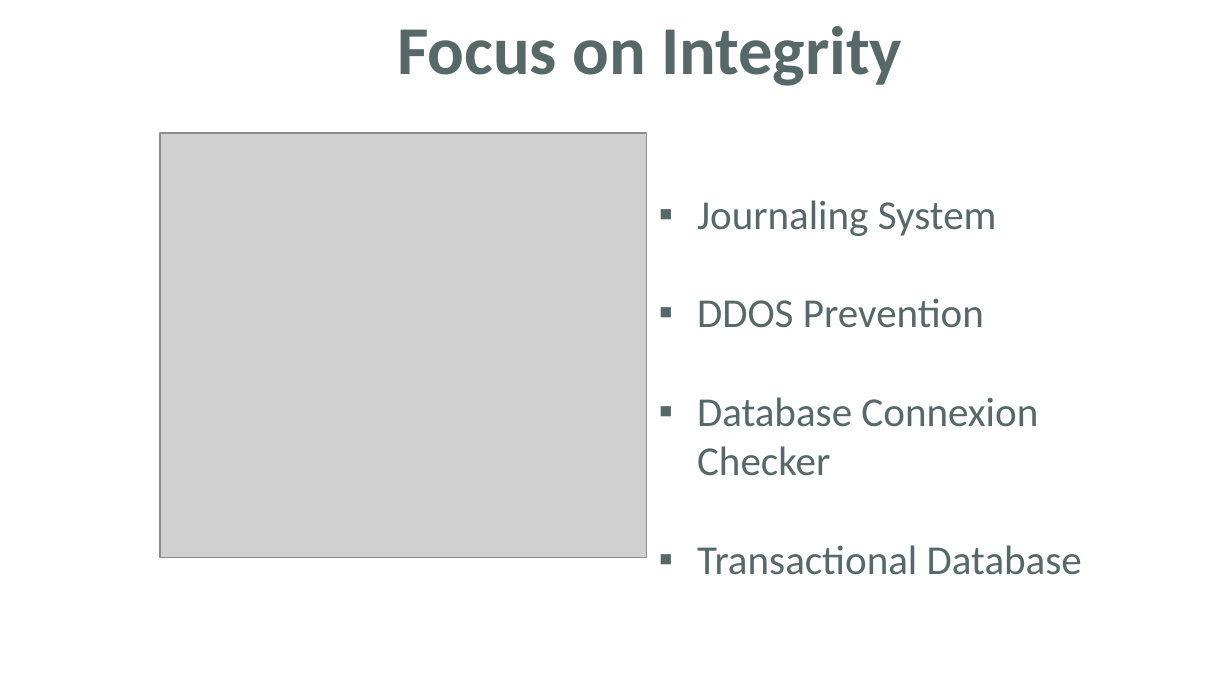
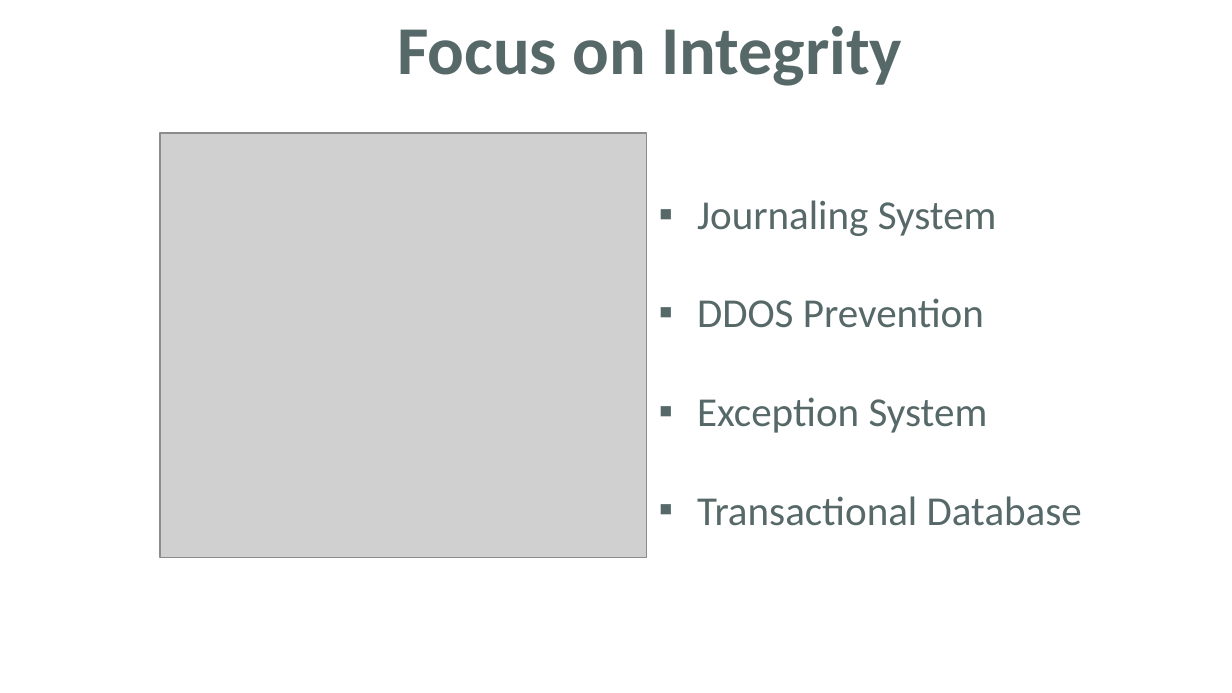
Before and after one commit to AmandineBenza/BlablaMove, a slide deck: slide 6 of src/main/resources/Presentations/BlablaMove_OralDefense.pptx. Drawn at 1232x693 pixels with LibreOffice and Linux fonts; fonts in the diff are those of the drawing; grey boxes stand for pictures; background and template pictures are left out. Boxes give left, top, right and bottom in pixels: in the first picture for what was removed or moved away, otherwise in the second. Text is boxed around its words. In the diff, an @@ line names an element or a change of style, - is before the commit and + after.

```diff
--- a/src/main/resources/Presentations/BlablaMove_OralDefense.pptx
+++ b/src/main/resources/Presentations/BlablaMove_OralDefense.pptx
@@ text at (697,397,988,433): text changed @@
-▪ Database Connexion Checker
+▪ Exception System
```
Also in this commit, not shown: 1 other slide changed, 1 slide added, 1 slide removed, 1 other file.
